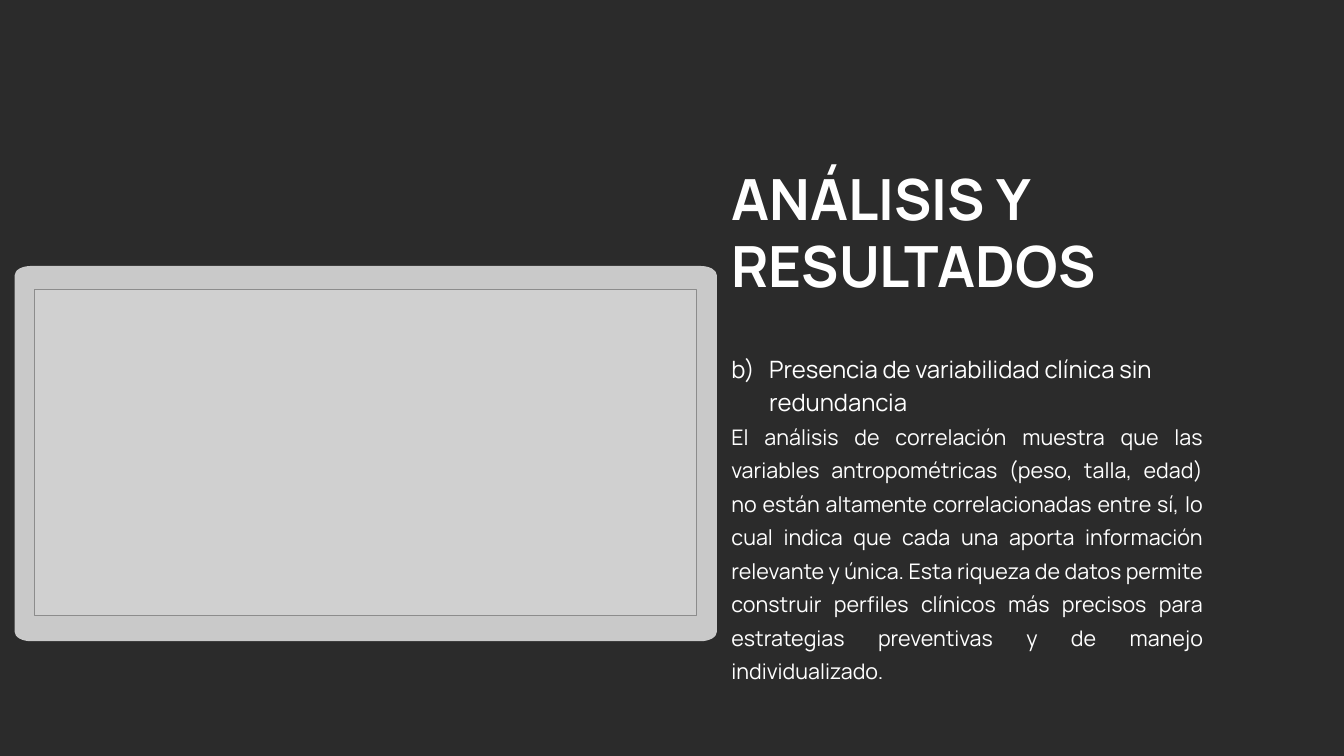
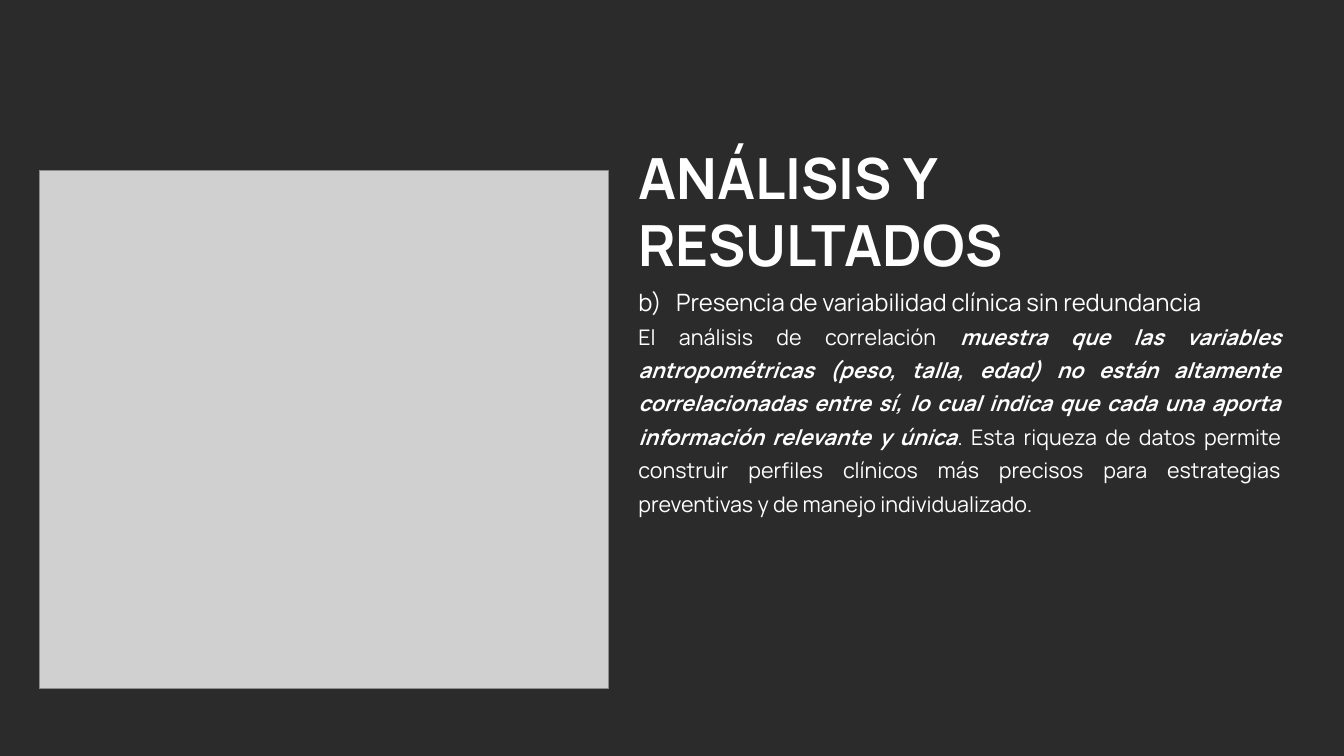
Before and after one commit to jeanclopez/machine-learnig-bigdata-grupo2, a slide deck: slide 12 of Análisis de Datos de Salud para la Detección y Predicción de Enfermedades Respiratorias.pptx. Drawn at 1344x756 pixels with LibreOffice and Linux fonts; fonts in the diff are those of the drawing; grey boxes stand for pictures; background and template pictures are left out; a plain dark background stands for a picture behind light text. Boxes give left, top, right and bottom in pixels: in the first picture for what was removed or moved away, otherwise in the second. Text is boxed around its words. In the diff, an @@ line names an element or a change of style, - is before the commit and + after.

Commit message:
Documentos
Actualización de Información

```diff
--- a/Análisis de Datos de Salud para la Detección y Predicción de Enfermedades Respiratorias.pptx
+++ b/Análisis de Datos de Salud para la Detección y Predicción de Enfermedades Respiratorias.pptx
@@ text "ANÁLISIS Y RESULTADOS" moved from (x1=731, y1=167, x2=1095, y2=288) to (x1=638, y1=146, x2=1002, y2=267) @@
@@ picture resized from (x1=35, y1=289, x2=697, y2=615) to (x1=39, y1=171, x2=608, y2=688) @@
@@ freeform shape removed at (x1=15, y1=266, x2=717, y2=641) @@
@@ text "Presencia de variabilidad clínica sin ..." moved from (x1=731, y1=359, x2=1203, y2=652) to (x1=638, y1=292, x2=1281, y2=517) @@
@@ text at (x1=638, y1=328, x2=1281, y2=517): bold on, italic on in "muestra que las variables antropométricas (peso, talla, ..." @@
```
Also in this commit, not shown: 4 other slides changed, 1 slide removed.
